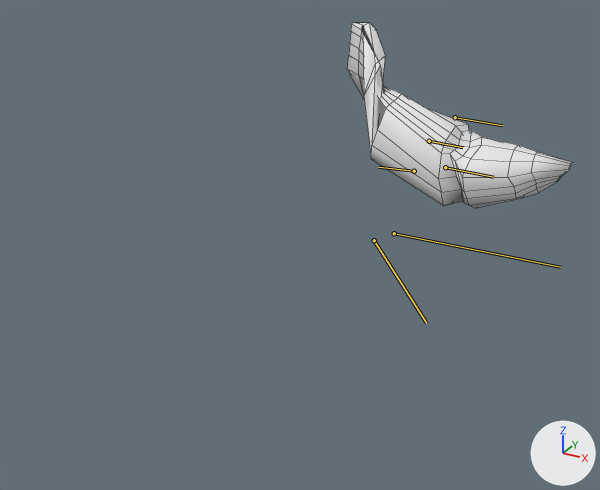
The FBX model Assets/Blenders/rat.fbx: old version first, new version second.
Camera for both pictures: a 50 mm lens placed at (0.0217, -0.0541, 0.0244), pointed at (-0.0018, -0.0115, 0.0031). The lights are fixed; the arrows at lower right show +X, +Y and +Z. Both versions are drawn at frame 61 of the action 'Default Take'; the numbers are the values there. The bones that bend it are drawn over the model as lines. Mesh edges are drawn as thin lines.

In view in the first picture: 'Rat'.
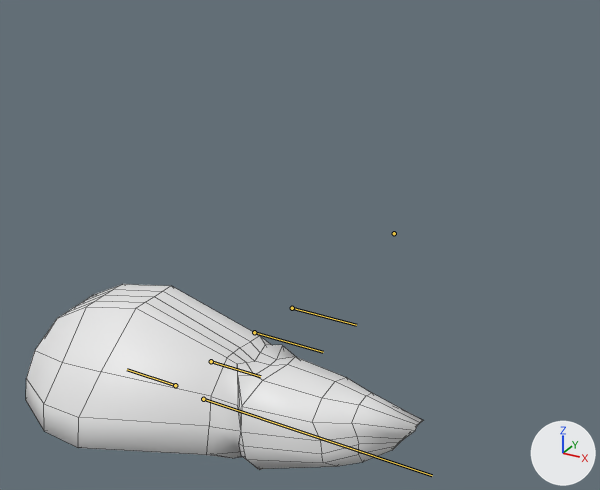
The change in detail:
Bone 'Basebone' (bone_basebone) moves from (0.0, 0.0, 0.0) to (2.5, 0.0, 0.0).
Bone 'Body0' (bone_body0) moves from (-0.091, 0.016, 0.139) to (0.0, 0.0, 0.0).
Bone 'Body0' (bone_body0) turns from (10, -98, -13) to (0, 3, 0) degrees about its own x, y and z.
Bone 'Body1' (bone_body1) turns from (13, 118, 12) to (0, -3, 0) degrees about its own x, y and z.
Bone 'Body2' (bone_body2) turns from (-2, 18, 2) to (0, -6, 0) degrees about its own x, y and z.
Bone 'Head' (bone_head) turns from (-4, 21, -10) to (0, 1, 0) degrees about its own x, y and z.

Pixel boxes [x1, y1, x2, y2] of what changed, in the pictures (600 x 490 px):
'Rat', posed (77% wider)
    before: [347, 22, 572, 208]
    after: [26, 284, 424, 470]
bone 'Basebone', root to tip
    before: (394, 233) to (560, 267)
    after: (203, 399) to (432, 475)
bone 'Body0', root to tip
    before: (445, 167) to (493, 177)
    after: (292, 308) to (356, 325)
bone 'Body1', root to tip
    before: (455, 117) to (502, 125)
    after: (254, 332) to (323, 352)
bone 'Body2', root to tip
    before: (429, 141) to (463, 147)
    after: (211, 361) to (260, 376)
bone 'Head', root to tip
    before: (414, 171) to (378, 167)
    after: (175, 385) to (127, 369)
